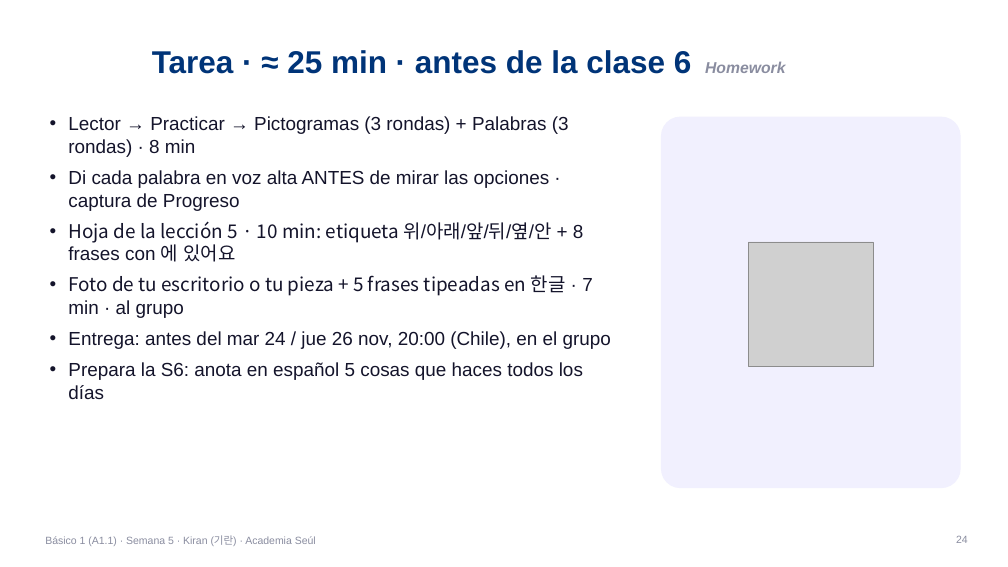
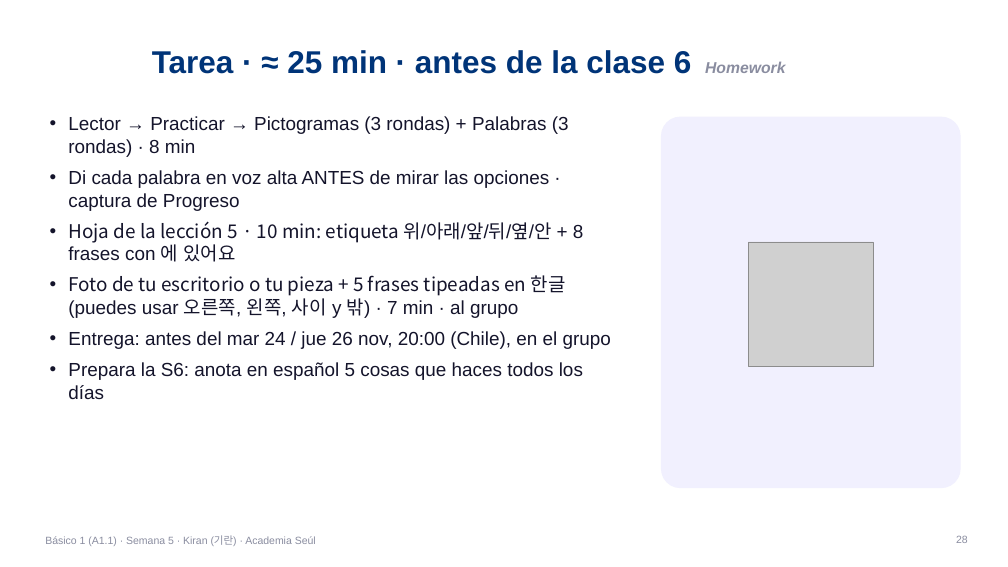
Before and after one commit to academiaseul/ACADEMIASEULWEB, a slide deck: slide 28 of Curriculo/Fase2_Basico1/decks/Basico1_S05_Kiran.pptx (slide 24 before the commit). Drawn at 1008x567 pixels with LibreOffice and Linux fonts; fonts in the diff are those of the drawing; grey boxes stand for pictures; background and template pictures are left out. Boxes give left, top, right and bottom in pixels: in the first picture for what was removed or moved away, otherwise in the second. Text is boxed around its words. In the diff, an @@ line names an element or a change of style, - is before the commit and + after.

```diff
--- a/Curriculo/Fase2_Basico1/decks/Basico1_S05_Kiran.pptx
+++ b/Curriculo/Fase2_Basico1/decks/Basico1_S05_Kiran.pptx
@@ text at (68, 275, 566, 318): text changed @@
-• Foto de tu escritorio o tu pieza + 5 frases tipeadas en 한글 · 7 min · al grupo
+• Foto de tu escritorio o tu pieza + 5 frases tipeadas en 한글 (puedes usar 오른쪽, 왼쪽, 사이 y 밖) · 7 min · al grupo
@@ page number at (956, 536, 968, 543): text changed @@
-24
+28
```
Also in this commit, not shown: 4 slides added, 38 other files.
